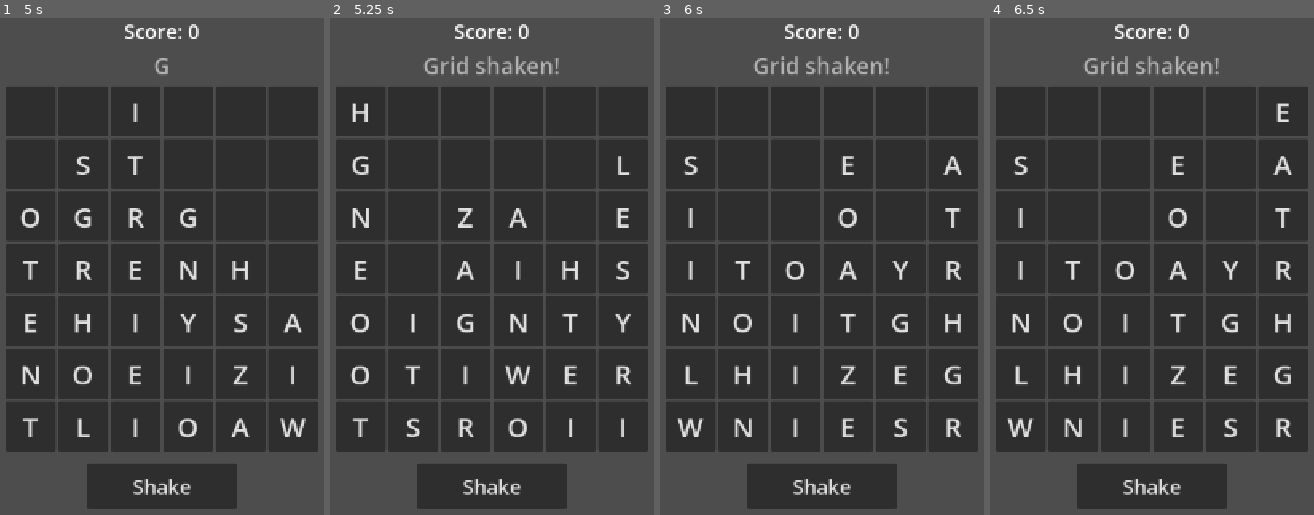
Above: before the commit, frames 1-4 (left to right).
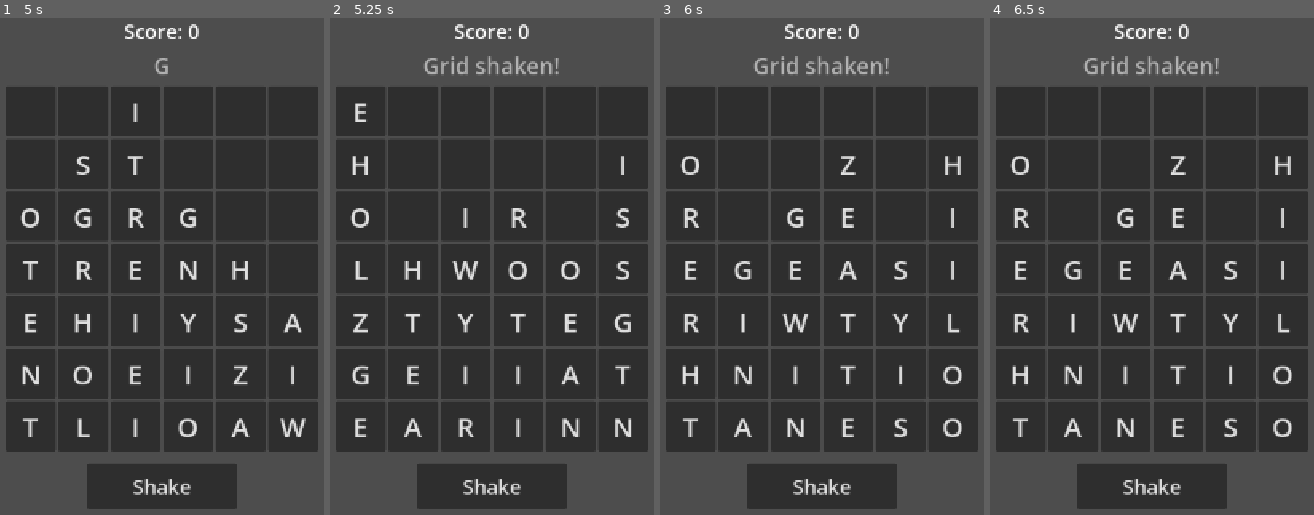
Above: after the commit, the same moments.

Repository: lux-sp4rk/wrdfall
Game: Godot game, scene res://scenes/LoomDrop.tscn
The game is run twice, just before and just after one commit, with the same random seed, the same clock (stepped at 60 frames per second) and the same inputs.
Inputs (mouse positions are in pixels of both pictures, inside the frame that each line leads up to):
- Up to frame 1 (5 s): click "Shake" at 0.5 s; click "Shake" at 1.25 s; click "Shake" at 2 s; tap Enter at 2.75, 4.25 s; move the mouse to (262, 360) at 2.77 s; click (262, 360) at 2.92 s; tap Space at 3.5 s; move the mouse to (71, 440) at 3.52 s; click (71, 440) at 3.67 s; move the mouse to (207, 226) at 4.27 s; click (207, 226) at 4.42 s
- Up to frame 2 (5.25 s): tap Space at 5 s; move the mouse to (outside the picture) at 5.02 s; click (outside the picture) at 5.17 s
- Up to frame 3 (6 s): tap Enter at 5.75 s; move the mouse to (outside the picture) at 5.77 s; click (outside the picture) at 5.92 s
- Up to frame 4 (6.5 s): no input

Frame 1 is identical in both runs. In frame 2, 3.5% of the frame differs, in the area x 6-94%, y 17-85%; in frame 3, 3.5%; in frame 4, 3.6%, in the area x 5-94%, y 17-85%.

Commit message:
I will read the `CLAUDE.md` file to see if there are any specific guidel

Diff:
--- a/godot/scripts/LoomDrop.gd
+++ b/godot/scripts/LoomDrop.gd
@@ -26,7 +26,7 @@
 }
 var _bag_distribution: Array = []
 
-const DROP_INTERVAL: float = 6.0  # seconds between letter drops
+const DROP_INTERVAL: float = 5.0  # seconds between letter drops
 const VOWELS: String = "AEIOU"
 const TARGET_VOWEL_RATIO: float = 0.38
 # Common English bigrams — used to bias dropped letters toward playable neighbors
